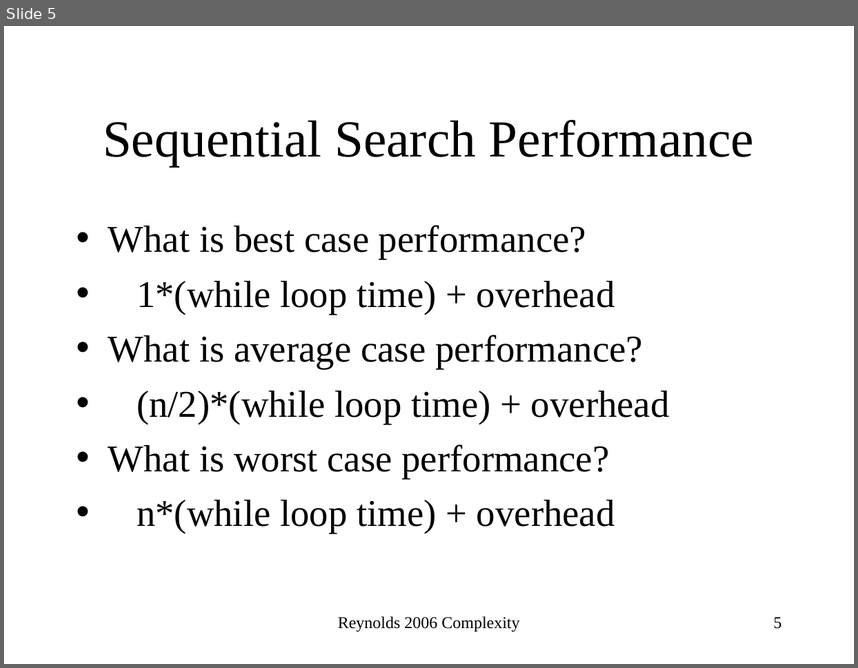
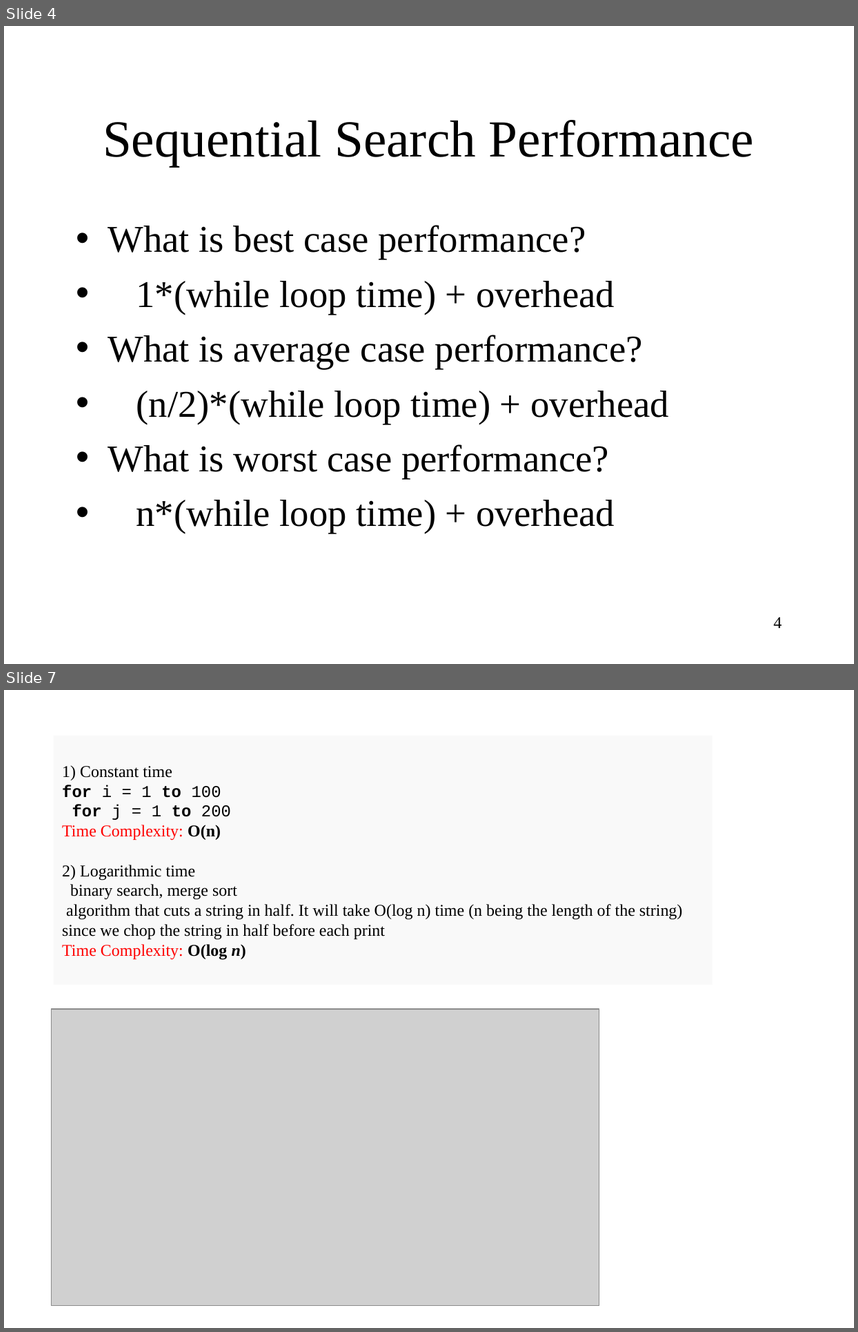
Before and after one commit to kartikshahc/testing, a slide deck: ComplexityAnalysis.ppt. Shown one above the other, each under a label of ours: slide 5 before the commit, slides 4 and 7 after it; the slides between them are not shown. The pictures are 858x668 and 858x1332 pixels, drawn with LibreOffice and Linux fonts; fonts in the diff are those of the drawing; grey boxes stand for pictures. Boxes give left, top, right and bottom in pixels: in the first picture for what was removed or moved away, otherwise in the second. Text is boxed around its words. In the diff, an @@ line names an element or a change of style, - is before the commit and + after.

```diff
--- a/ComplexityAnalysis.ppt
+++ b/ComplexityAnalysis.ppt
@@ slide 7 added at [4, 690, 854, 1328], background #FFFFFF @@
@@ subtitle added at [62, 765, 683, 960], 14 pt, text #000000 @@
+1) Constant time
+for i = 1 to 100
+for j = 1 to 200
+Time Complexity: O(n)
+2) Logarithmic time
+binary search, merge sort
+algorithm that cuts a string in half. It will take O(log n) time (n being the length of the string) since we chop the string in half before each print
+Time Complexity: O(log n)
@@ picture added at [52, 1009, 599, 1305] @@
@@ what was slide 5 is now slide 4 @@
@@ slide 4 changed as well @@
@@ text removed at [338, 616, 519, 631] @@
-Reynolds 2006 Complexity
@@ page number at [773, 617, 782, 628]: text changed @@
-5
+4
```
Also in this commit, not shown: 12 other slides changed, 13 other slides added, 14 slides removed, 3 other files.
